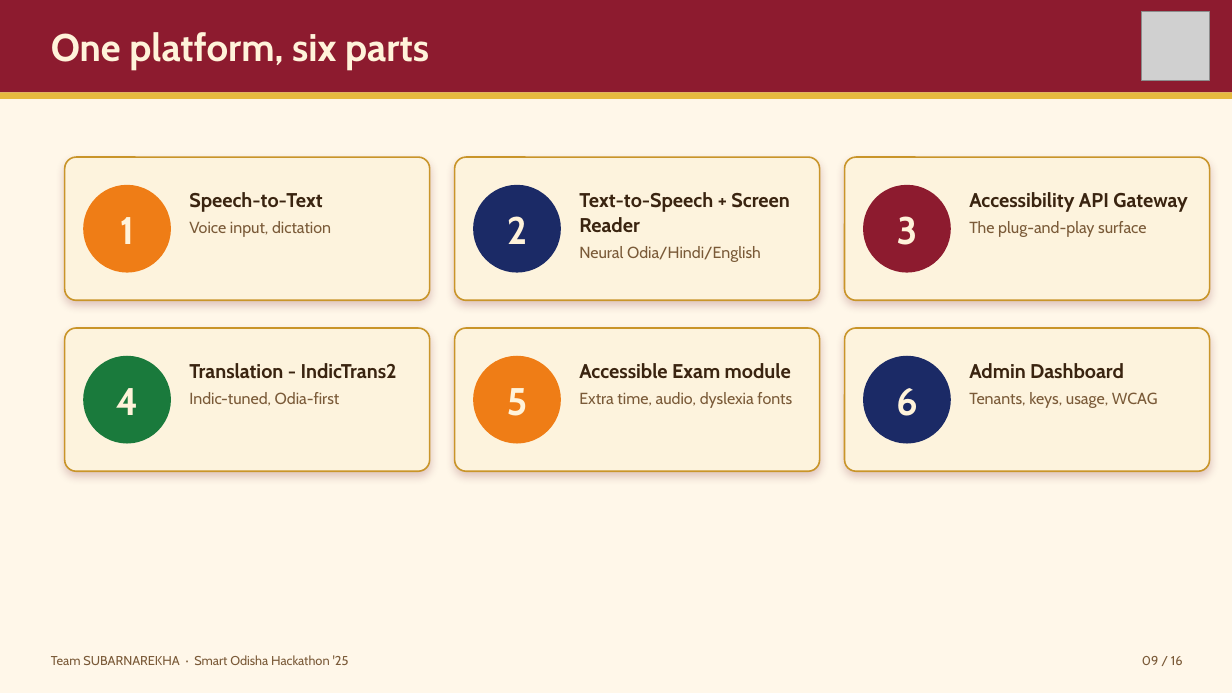
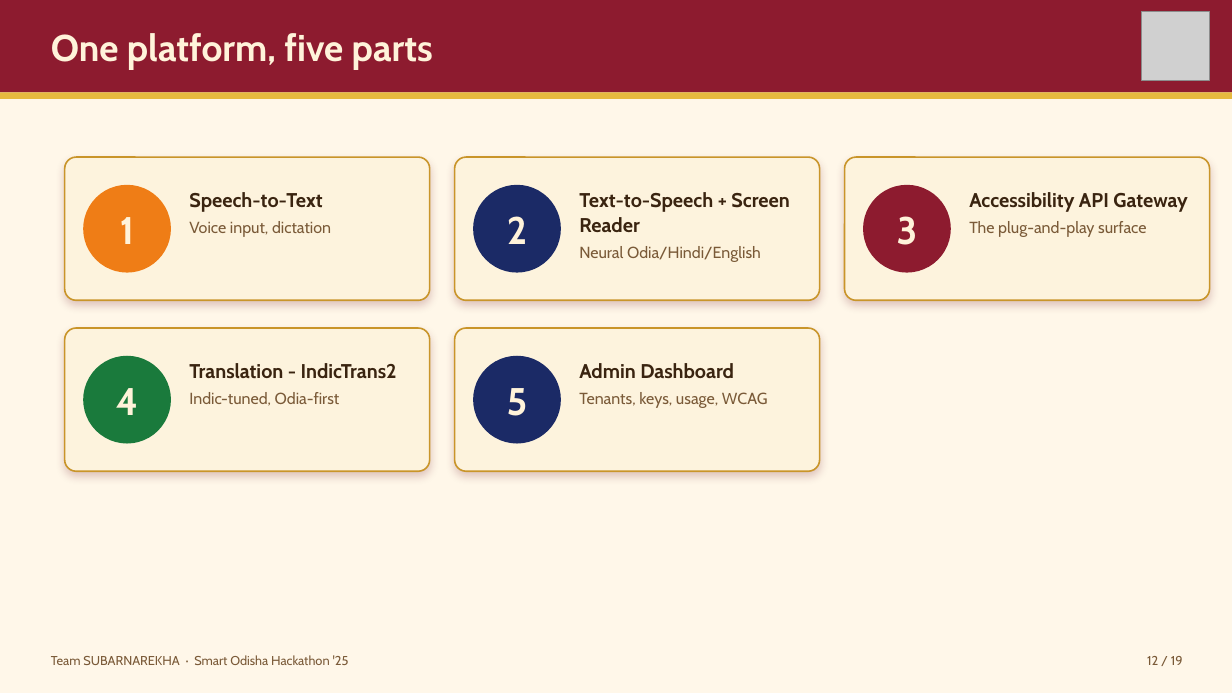
Before and after one commit to flashmindbox/AaaS, a slide deck: slide 12 of pitch/AaaS-Pitch.pptx (slide 9 before the commit). Drawn at 1232x693 pixels with LibreOffice and Linux fonts; fonts in the diff are those of the drawing; grey boxes stand for pictures. Boxes give left, top, right and bottom in pixels: in the first picture for what was removed or moved away, otherwise in the second. Text is boxed around its words. In the diff, an @@ line names an element or a change of style, - is before the commit and + after.

```diff
--- a/pitch/AaaS-Pitch.pptx
+++ b/pitch/AaaS-Pitch.pptx
@@ text at [51,33,433,69]: text changed; size 30 to 29 pt @@
-One platform, six parts
+One platform, five parts
@@ rounded rectangle removed at [845,328,1210,471] @@
@@ rounded rectangle at [473,356,561,444]: fill #EF7D16 to #1B2A66 @@
@@ rounded rectangle removed at [863,356,951,444] @@
@@ text at [579,363,768,408]: text changed @@
-Accessible Exam module
-Extra time, audio, dyslexia fonts
+Admin Dashboard
+Tenants, keys, usage, WCAG
@@ text removed at [896,388,918,416] @@
-6
@@ text removed at [969,363,1158,408] @@
-Admin Dashboard
-Tenants, keys, usage, WCAG
@@ text removed at [1142,656,1183,665] @@
-09 / 16
@@ text added at [1147,656,1183,665], 10 pt, text #7A5A38 @@
+12 / 19
```
Also in this commit, not shown: 15 other slides changed, 3 slides added, 29 other files.
